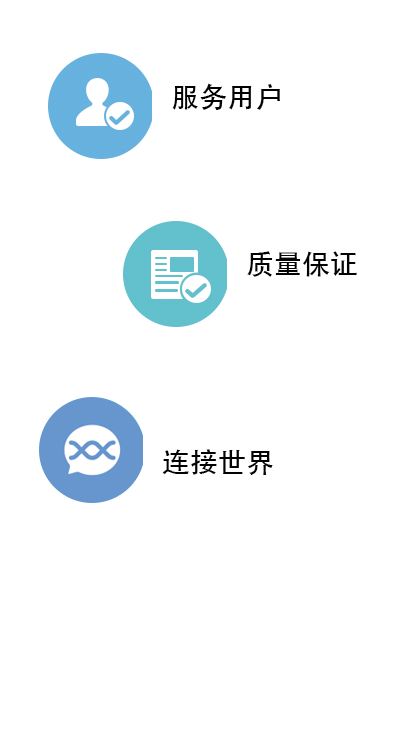
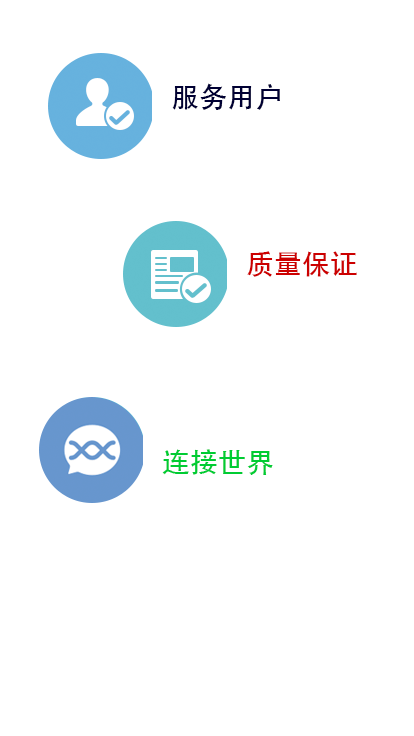
The second 414x736 image is a revision of the first. Changes to its layers:
painted on "连接世界" over [162, 449, 273, 475]
painted on "质量保证" over [247, 251, 357, 277]
painted on "服务用户" over [173, 83, 280, 110]
